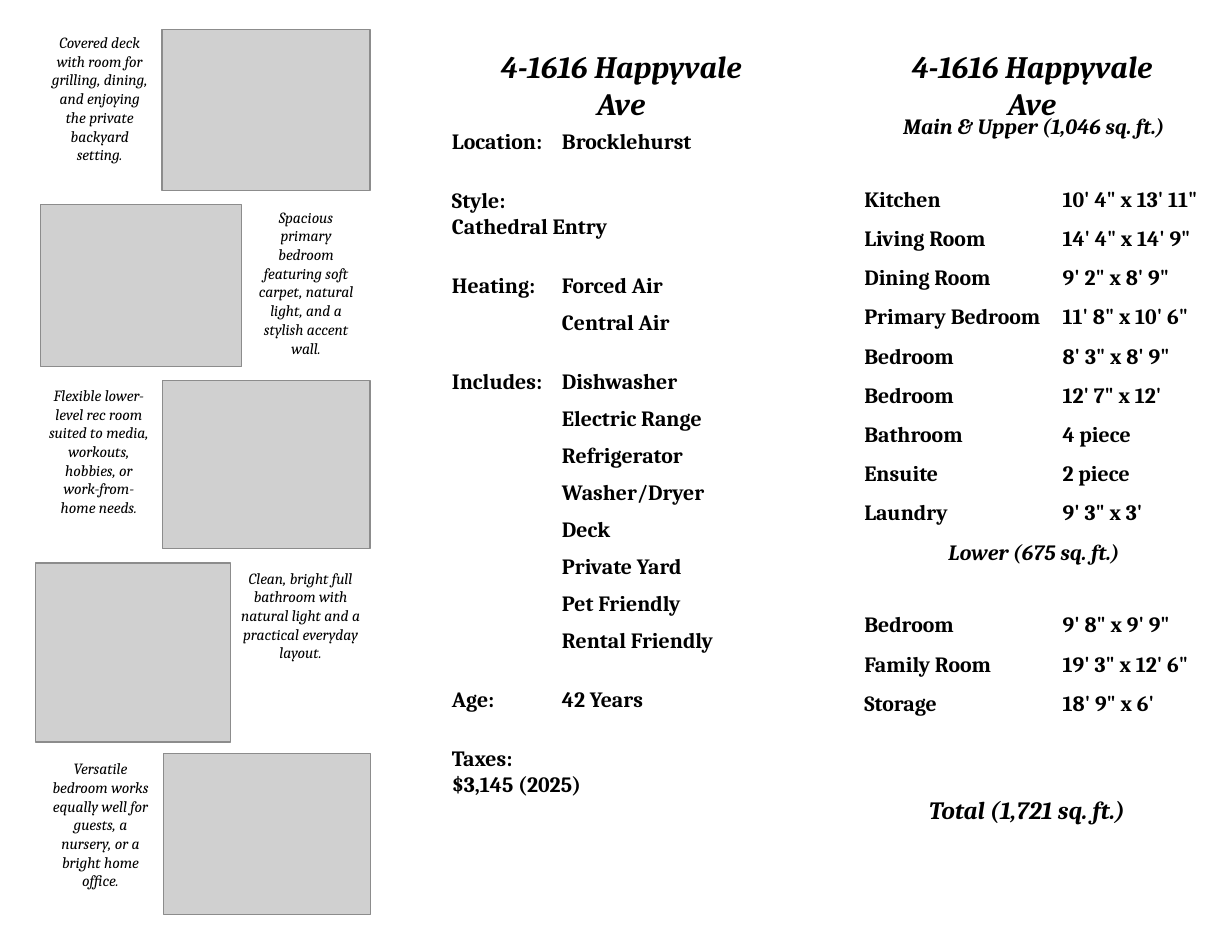
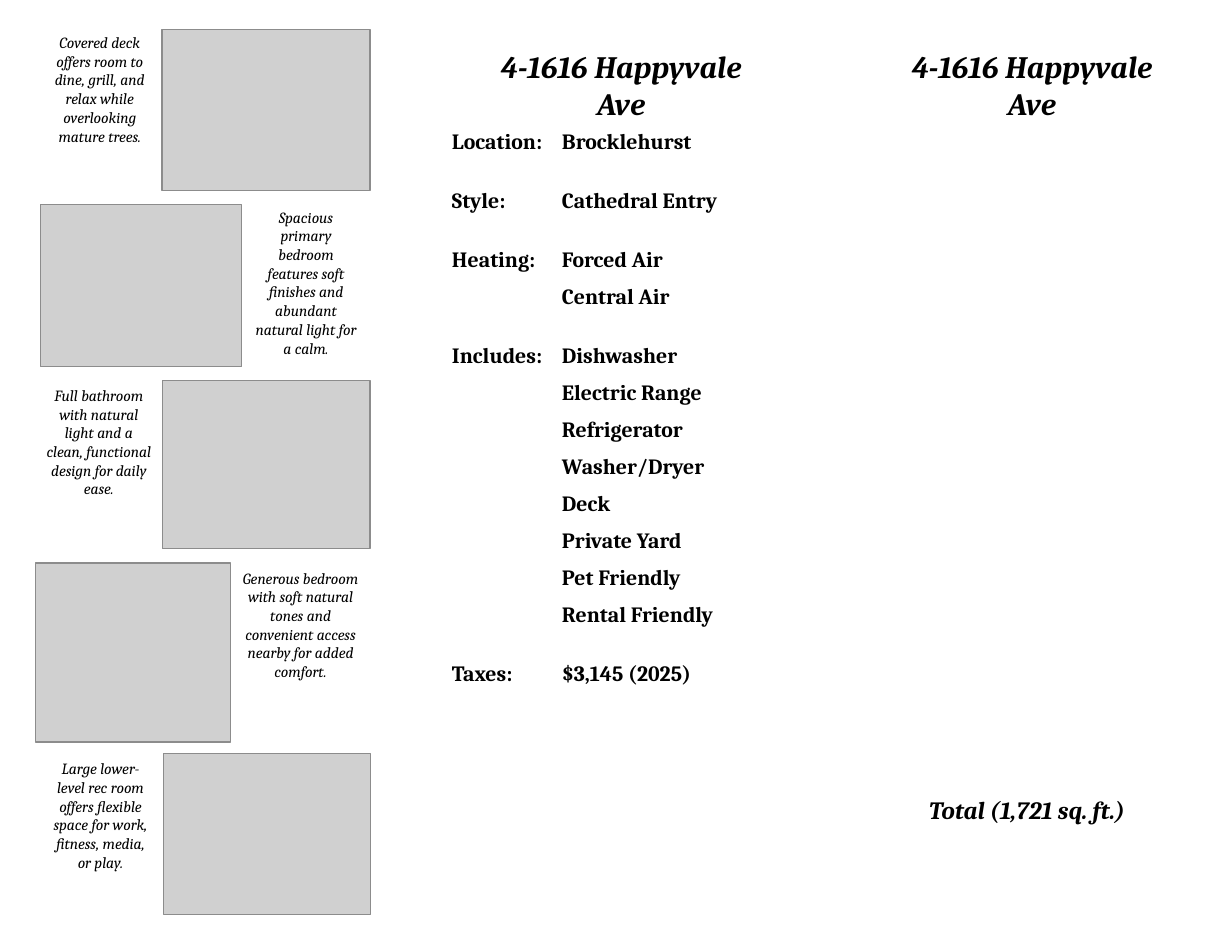
Before and after one commit to Shup04/Brochure-Agent, a slide deck: slide 2 of test_output.pptx. Drawn at 1232x952 pixels with LibreOffice and Linux fonts; fonts in the diff are those of the drawing; grey boxes stand for pictures; background and template pictures are left out. Boxes give left, top, right and bottom in pixels: in the first picture for what was removed or moved away, otherwise in the second. Text is boxed around its words. In the diff, an @@ line names an element or a change of style, - is before the commit and + after.

Commit message:
summaro block spacing works well now

```diff
--- a/test_output.pptx
+++ b/test_output.pptx
@@ text at box(55, 37, 144, 142): text changed @@
-Covered deck with room for grilling, dining, and enjoying the private backyard setting.
+Covered deck offers room to dine, grill, and relax while overlooking mature trees.
@@ text removed at box(864, 191, 1197, 716) @@
-Main & Upper (1,046 sq. ft.)
-Kitchen 10' 4" x 13' 11"
-Living Room 14' 4" x 14' 9"
-Dining Room 9' 2" x 8' 9"
-Primary Bedroom 11' 8" x 10' 6"
-Bedroom 8' 3" x 8' 9"
-Bedroom 12' 7" x 12'
-Bathroom 4 piece
-Ensuite 2 piece
-Laundry 9' 3" x 3'
-Lower (675 sq. ft.)
-Bedroom 9' 8" x 9' 9"
-Family Room 19' 3" x 12' 6"
-Storage 18' 9" x 6'
@@ text at box(256, 212, 357, 354): text changed @@
-Spacious primary bedroom featuring soft carpet, natural light, and a stylish accent wall.
+Spacious primary bedroom features soft finishes and abundant natural light for a calm.
@@ text at box(47, 390, 151, 494): text changed @@
-Flexible lower-level rec room suited to media, workouts, hobbies, or work-from-home needs.
+Full bathroom with natural light and a clean, functional design for daily ease.
@@ text at box(243, 573, 358, 681): text changed @@
-Clean, bright full bathroom with natural light and a practical everyday layout.
+Generous bedroom with soft natural tones and convenient access nearby for added comfort.
@@ text at box(452, 692, 643, 712): paragraph removed @@
-Age: 42 Years
@@ text at box(54, 763, 148, 872): text changed @@
-Versatile bedroom works equally well for guests, a nursery, or a bright home office.
+Large lower-level rec room offers flexible space for work, fitness, media, or play.
```
Also in this commit, not shown: 1 other slide changed, 4 other files.
